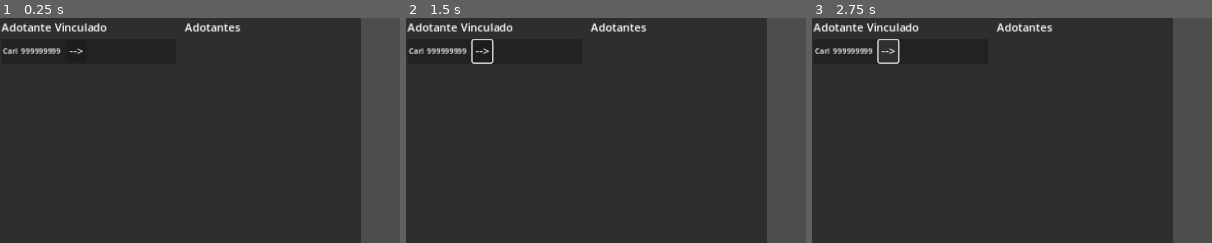
Above: before the commit, frames 1-3 (left to right).
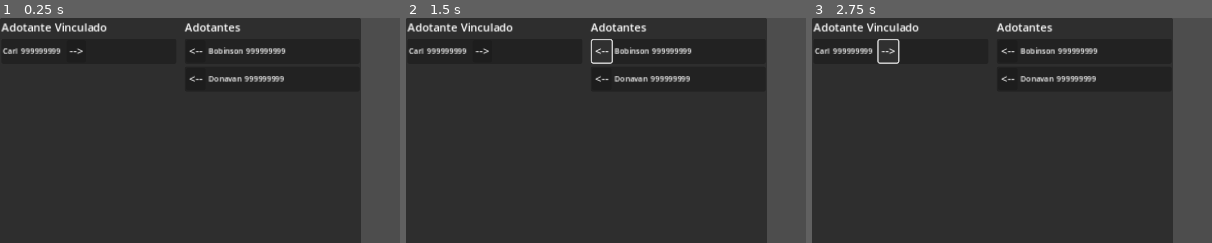
Above: after the commit, the same moments.

Repository: zMenta/GoSilas
Game: Godot game, scene res://scenes/entity_picker.tscn
Two runs of this game, one before a commit and one after it. Both use one fixed random seed, a clock stepped at 60 frames per second and the inputs below. This scene is started directly instead of the project's main scene.
Inputs (mouse positions are % of the whole screen's width and height, from its top left):
- Up to frame 1 (0.25 s): no input
- Up to frame 2 (1.5 s): click "-->" at 0.5 s; click (24, 7) at 1.25 s, where only the run after the commit has a clickable "<--"
- Up to frame 3 (2.75 s): click "-->" at 2 s
The pictures show only the part of the screen within x 0-50%, y 0-50%; the shares and areas given below are measured in that part.

The runs differ from the first frame. In frame 1, 0.8% of the frame differs, in the area x 47-72%, y 12-29%; in frame 2, 1.2%, in the area x 16-72%, y 9-29%; in frame 3, 0.8%.

Commit message:
new adopter and entity picker tweak

Diff:
--- a/scripts/entity_picker.gd
+++ b/scripts/entity_picker.gd
@@ -34,10 +34,10 @@
 					card.data = adopter
 					entity_available_container.add_child(card)
 
-				var card_linked := entity_card.instantiate()
-				card_linked.data = target_entity.adopter
-				card_linked.is_remove_mode = true
-				entity_linked_container.add_child(card_linked)
+			var card_linked := entity_card.instantiate()
+			card_linked.data = target_entity.adopter
+			card_linked.is_remove_mode = true
+			entity_linked_container.add_child(card_linked)
 
 
 		SUB_ENTITY.animal:
--- /dev/null
+++ b/test_data/adopter2.tres
@@ -0,0 +1,13 @@
+[gd_resource type="Resource" script_class="Adopter" load_steps=4 format=3 uid="uid://bfusjkrowrrsx"]
+
+[ext_resource type="Resource" uid="uid://bfe4s6m6gsqe5" path="res://test_data/address1.tres" id="1_e04c0"]
+[ext_resource type="Script" path="res://resources/animal.gd" id="2_m5uoq"]
+[ext_resource type="Script" path="res://resources/adopter.gd" id="3_vj556"]
+
+[resource]
+script = ExtResource("3_vj556")
+address = ExtResource("1_e04c0")
+adopted_animals = Array[ExtResource("2_m5uoq")]([])
+name = "Bobinson"
+cpf = "555.555.555.99"
+telephone_number = "999999999"
--- /dev/null
+++ b/test_data/adopter3.tres
@@ -0,0 +1,13 @@
+[gd_resource type="Resource" script_class="Adopter" load_steps=4 format=3 uid="uid://6xekdnahih2k"]
+
+[ext_resource type="Resource" uid="uid://bfe4s6m6gsqe5" path="res://test_data/address1.tres" id="1_8ycil"]
+[ext_resource type="Script" path="res://resources/animal.gd" id="2_uo7tl"]
+[ext_resource type="Script" path="res://resources/adopter.gd" id="3_12waw"]
+
+[resource]
+script = ExtResource("3_12waw")
+address = ExtResource("1_8ycil")
+adopted_animals = Array[ExtResource("2_uo7tl")]([])
+name = "Donavan"
+cpf = "555.555.555.99"
+telephone_number = "999999999"
--- a/test_data/savefile.tres
+++ b/test_data/savefile.tres
@@ -6,6 +6,8 @@
 [ext_resource type="Script" path="res://resources/adopter.gd" id="4_upbnb"]
 [ext_resource type="Resource" uid="uid://yuuogq77l63o" path="res://test_data/adopter1.tres" id="5_3gsjb"]
 [ext_resource type="Script" path="res://resources/animal.gd" id="6_1lino"]
+[ext_resource type="Resource" uid="uid://bfusjkrowrrsx" path="res://test_data/adopter2.tres" id="6_p4k3o"]
+[ext_resource type="Resource" uid="uid://6xekdnahih2k" path="res://test_data/adopter3.tres" id="7_lop3b"]
 [ext_resource type="Resource" uid="uid://c32i01cxlvxmk" path="res://test_data/animal1.tres" id="7_p4sqx"]
 [ext_resource type="Resource" uid="uid://ecntaxk6duu" path="res://test_data/animal2.tres" id="8_lp2a2"]
 [ext_resource type="Resource" uid="uid://ceufndvup071n" path="res://test_data/animal3.tres" id="9_yug11"]
@@ -15,4 +17,4 @@
 script = ExtResource("10_7oawb")
 animals = Array[ExtResource("6_1lino")]([ExtResource("7_p4sqx"), ExtResource("8_lp2a2"), ExtResource("9_yug11")])
 address = Array[ExtResource("1_lr8w4")]([ExtResource("2_j8bfq"), ExtResource("3_og23f")])
-adopter = Array[ExtResource("4_upbnb")]([ExtResource("5_3gsjb")])
+adopter = Array[ExtResource("4_upbnb")]([ExtResource("5_3gsjb"), ExtResource("6_p4k3o"), ExtResource("7_lop3b")])
Not shown: 1 places in test_data/savefile.tres that only renumber resources
